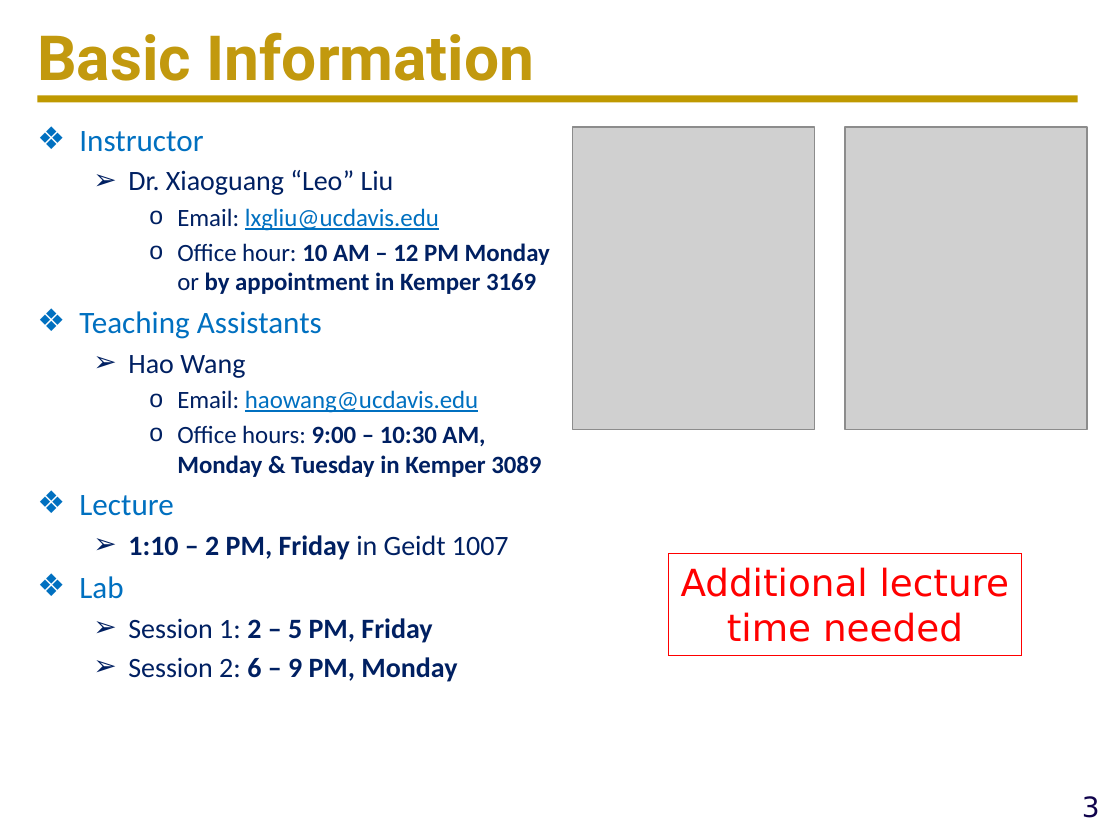
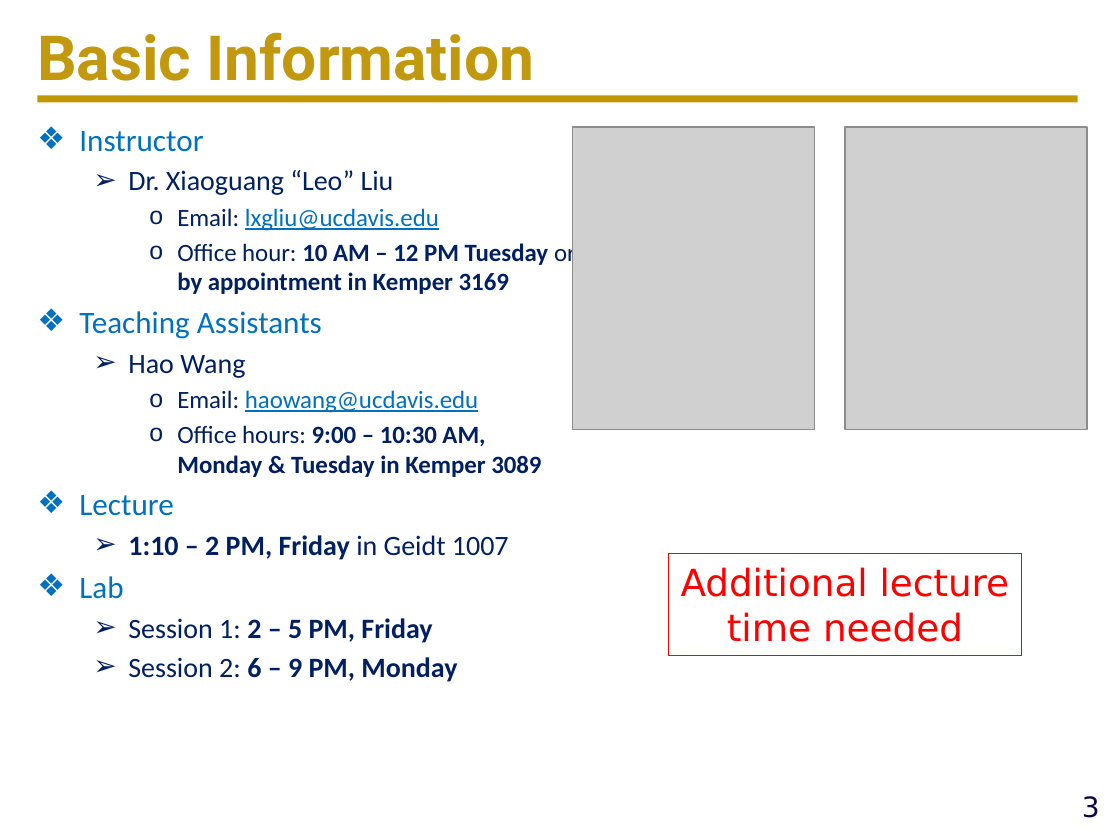
Before and after one commit to ucdart/UCD-EEC134, a slide deck: slide 3 of lectures/lec0/Lec0-CourseMechanisms.pptx. Drawn at 1120x840 pixels with LibreOffice and Linux fonts; fonts in the diff are those of the drawing; grey boxes stand for pictures; background and template pictures are left out. Boxes give left, top, right and bottom in pixels: in the first picture for what was removed or moved away, otherwise in the second. Text is boxed around its words. In the diff, an @@ line names an element or a change of style, - is before the commit and + after.

```diff
--- a/lectures/lec0/Lec0-CourseMechanisms.pptx
+++ b/lectures/lec0/Lec0-CourseMechanisms.pptx
@@ text at (177,240,576,294): text changed @@
-    o Office hour: 10 AM – 12 PM Monday or by appointment in Kemper 3169
+    o Office hour: 10 AM – 12 PM Tuesday or by appointment in Kemper 3169
```
Also in this commit, not shown: 1 other slide changed, 9 other files.
